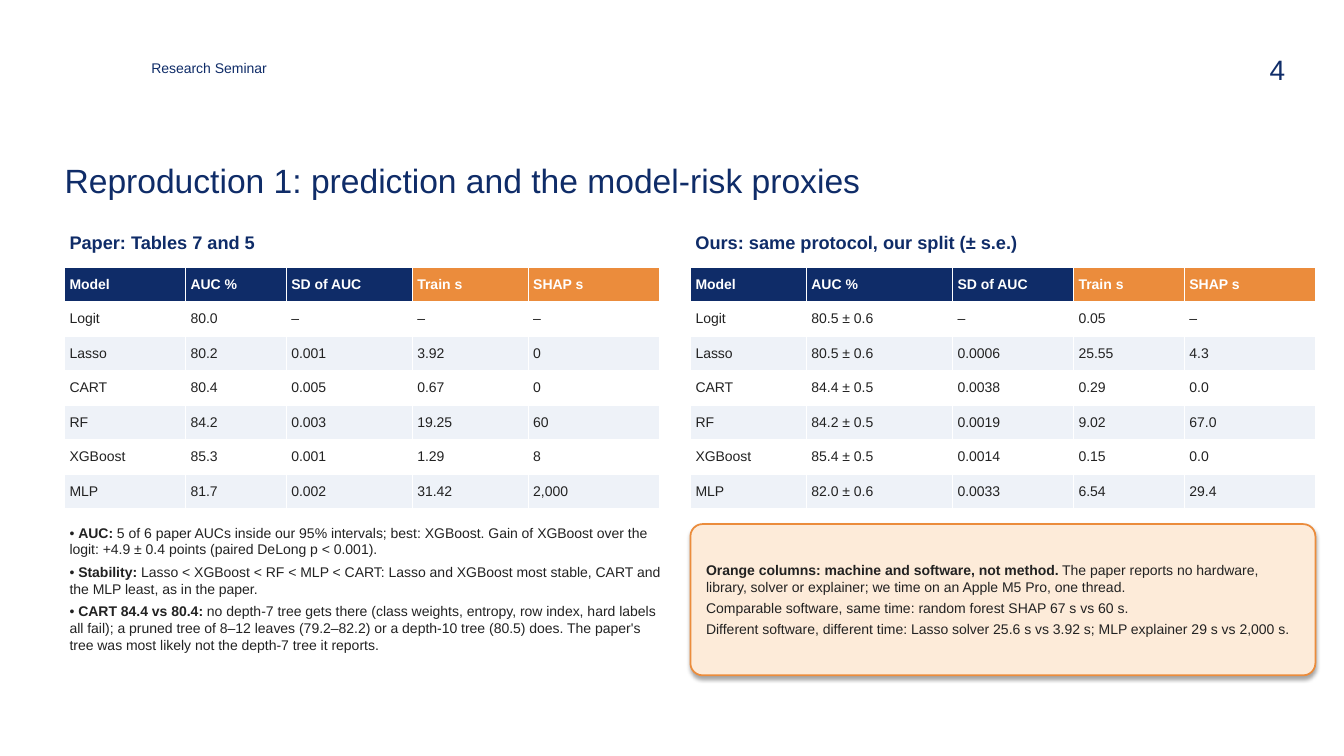
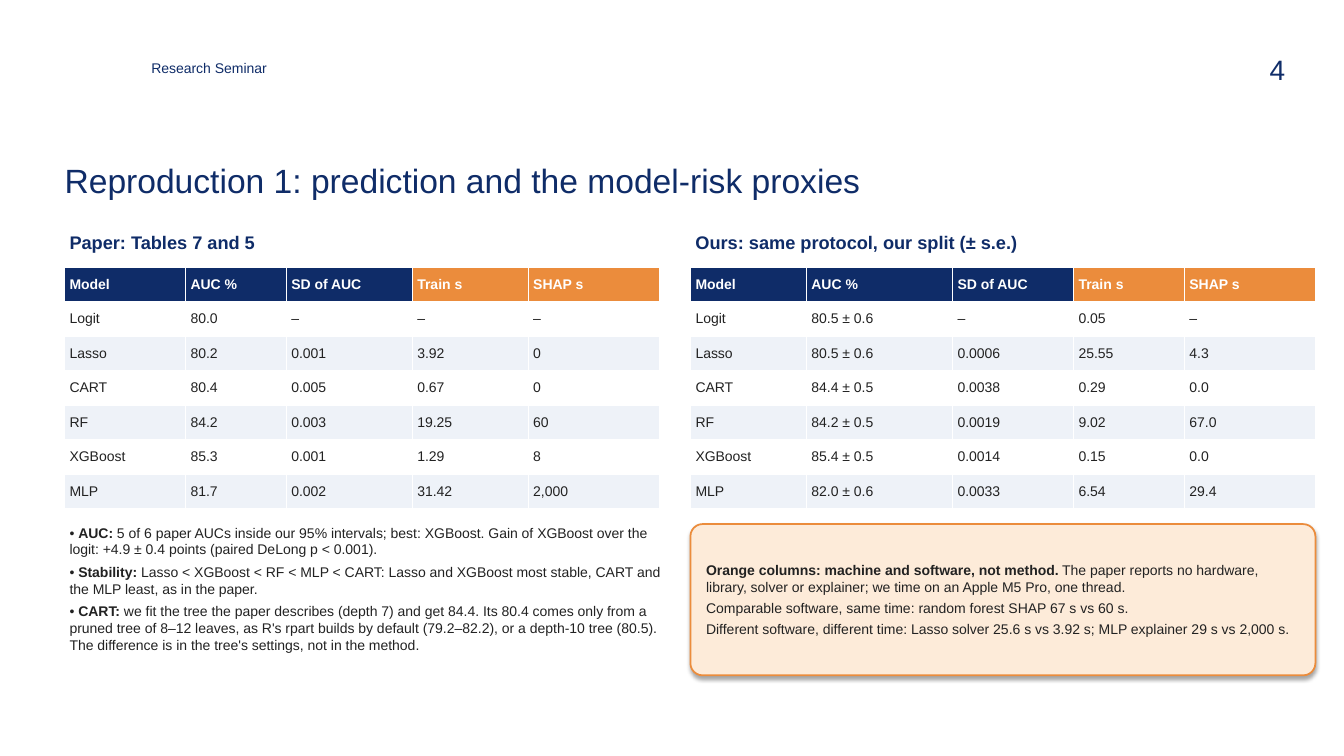
Before and after one commit to zavaz5/ml-model-risk, a slide deck: slide 4 of docs/presentation.pptx. Drawn at 1344x756 pixels with LibreOffice and Linux fonts; fonts in the diff are those of the drawing; background and template pictures are left out. Boxes give left, top, right and bottom in pixels: in the first picture for what was removed or moved away, otherwise in the second. Text is boxed around its words. In the diff, an @@ line names an element or a change of style, - is before the commit and + after.

Commit message:
Present the CART gap as a difference in the tree's settings, not in the method
Slide 4 says we fit the depth-7 tree the paper describes and that only a
pruned (rpart-style) or depth-10 tree gives its 80.4; slide 9 moves CART from
substantive differences to the paper's own reporting.

```diff
--- a/docs/presentation.pptx
+++ b/docs/presentation.pptx
@@ text at box(70, 606, 657, 653): text changed @@
-• CART 84.4 vs 80.4: no depth-7 tree gets there (class weights, entropy, row index, hard labels all fail); a pruned tree of 8–12 leaves (79.2–82.2) or a depth-10 tree (80.5) does. The paper's tree was most likely not the depth-7 tree it reports.
+• CART: we fit the tree the paper describes (depth 7) and get 84.4. Its 80.4 comes only from a pruned tree of 8–12 leaves, as R's rpart builds by default (79.2–82.2), or a depth-10 tree (80.5). The difference is in the tree's settings, not in the method.
```
Also in this commit, not shown: 1 other slide changed, 4 other files.
